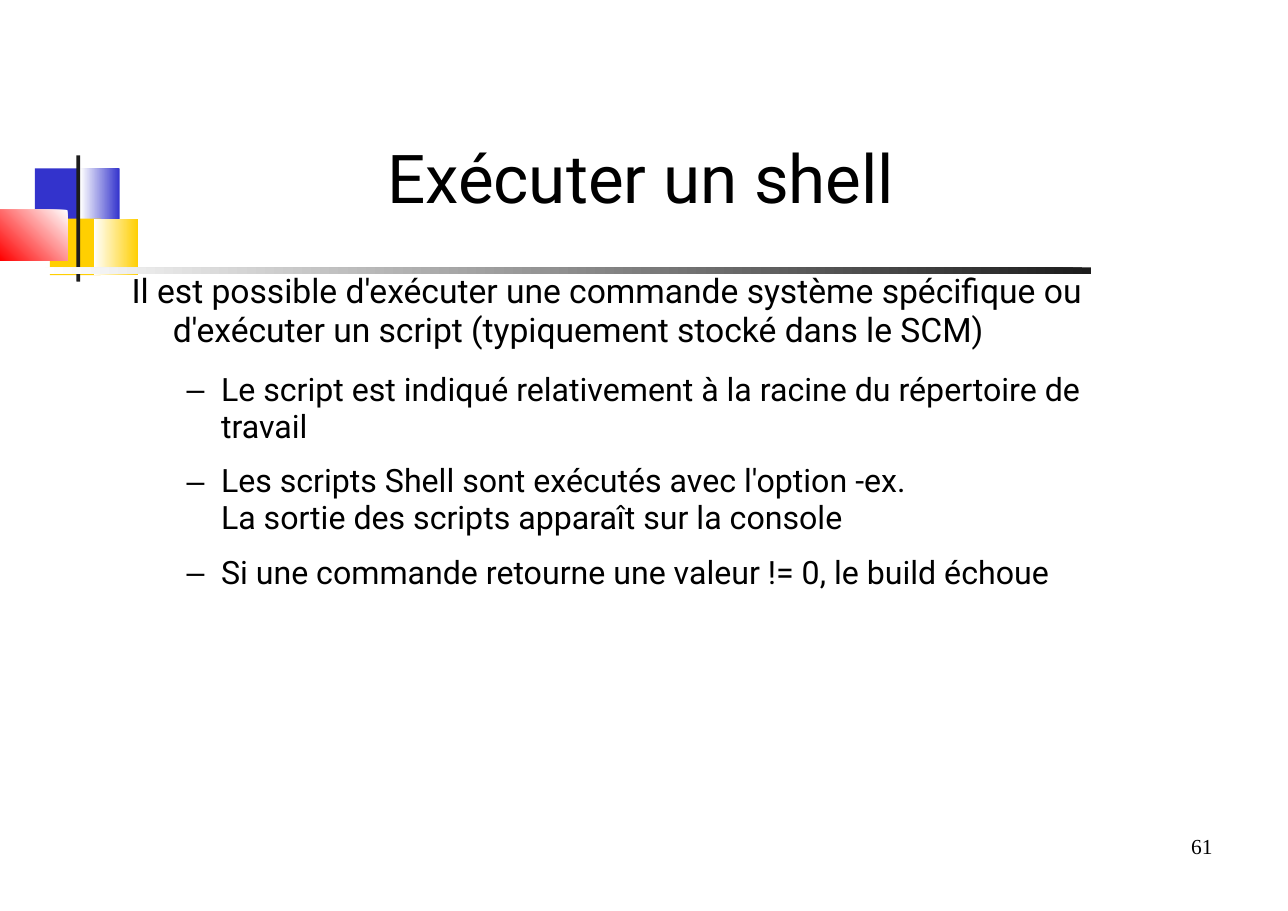
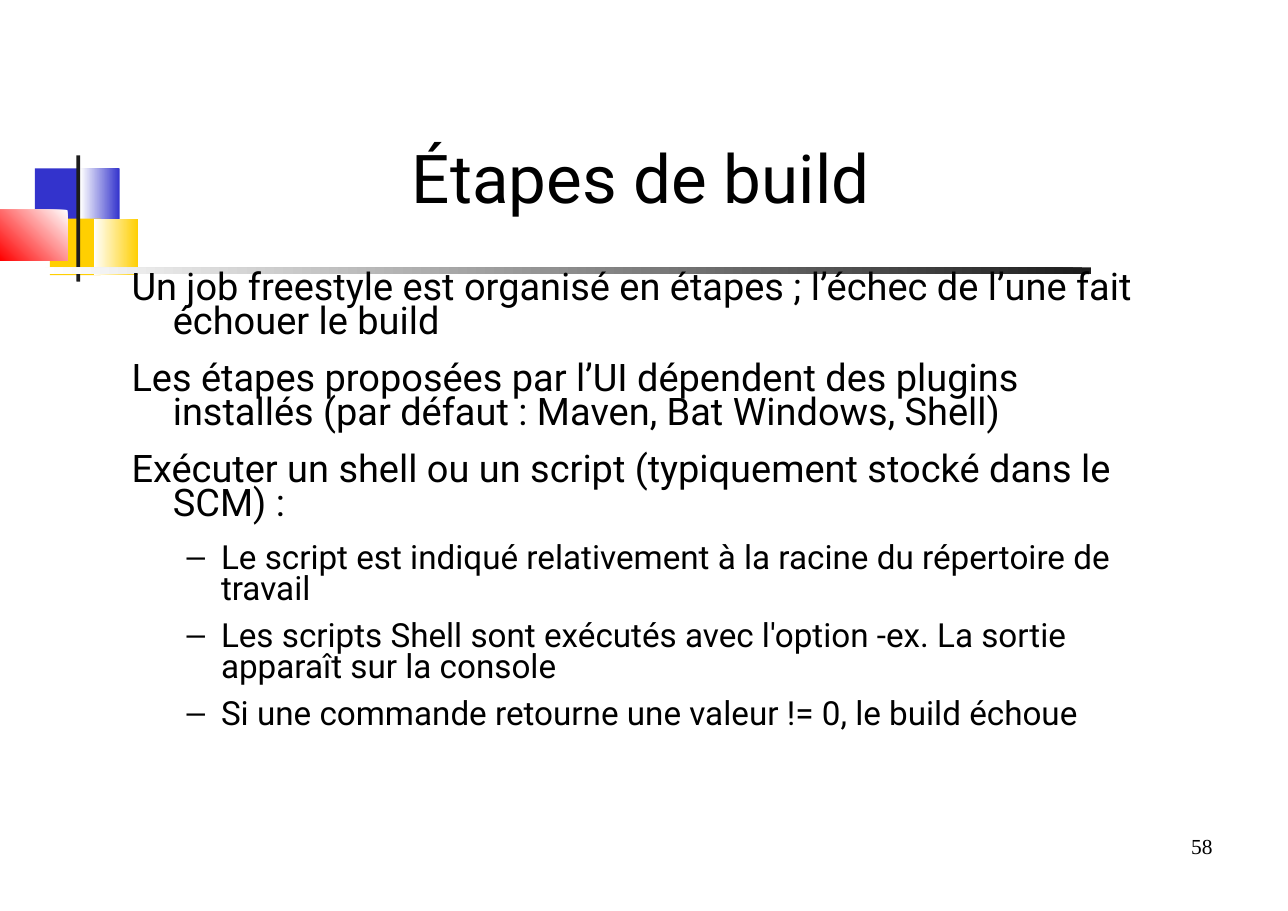
Before and after one commit to dthibau/jenkins, a slide deck: slide 58 of JenkinsPipeline.odp (slide 61 before the commit). Drawn at 1288x911 pixels with LibreOffice and Linux fonts; fonts in the diff are those of the drawing. Boxes give left, top, right and bottom in pixels: in the first picture for what was removed or moved away, otherwise in the second. Text is boxed around its words. In the diff, an @@ line names an element or a change of style, - is before the commit and + after.

```diff
--- a/JenkinsPipeline.odp
+++ b/JenkinsPipeline.odp
@@ title at (412,142,869,217): text changed @@
-Exécuter un shell
+Étapes de build
@@ text at (132,266,1131,525): text changed; size 22 to 24.8 pt @@
-Il est possible d'exécuter une commande système spécifique ou d'exécuter un script (typiquement stocké dans le SCM)
+Un job freestyle est organisé en étapes ; l’échec de l’une fait échouer le build
+Les étapes proposées par l’UI dépendent des plugins installés (par défaut : Maven, Bat Windows, Shell)
+Exécuter un shell ou un script (typiquement stocké dans le SCM) :
@@ text at (221,544,1109,730): size 21 to 21.7 pt in "Le script est indiqué relativement à la ...", "Si une commande retourne une valeur != ..."; line spacing 0.96 to 0.76 @@
@@ text at (221,622,1066,685): text changed; size 21 to 21.7 pt @@
-  – Les scripts Shell sont exécutés avec l'option -ex.
-    La sortie des scripts apparaît sur la console
+  – Les scripts Shell sont exécutés avec l'option -ex. La sortie apparaît sur la console
@@ page number at (1191,839,1212,855): text changed @@
-61
+58
```
Also in this commit, not shown: 51 other slides changed, 3 slides added, 16 slides removed, 1 other file.
